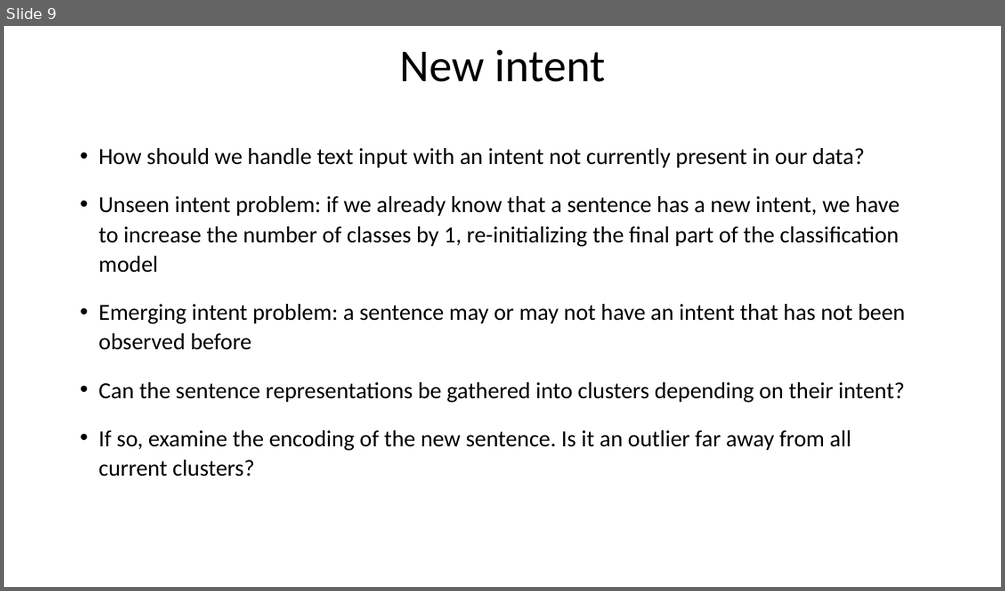
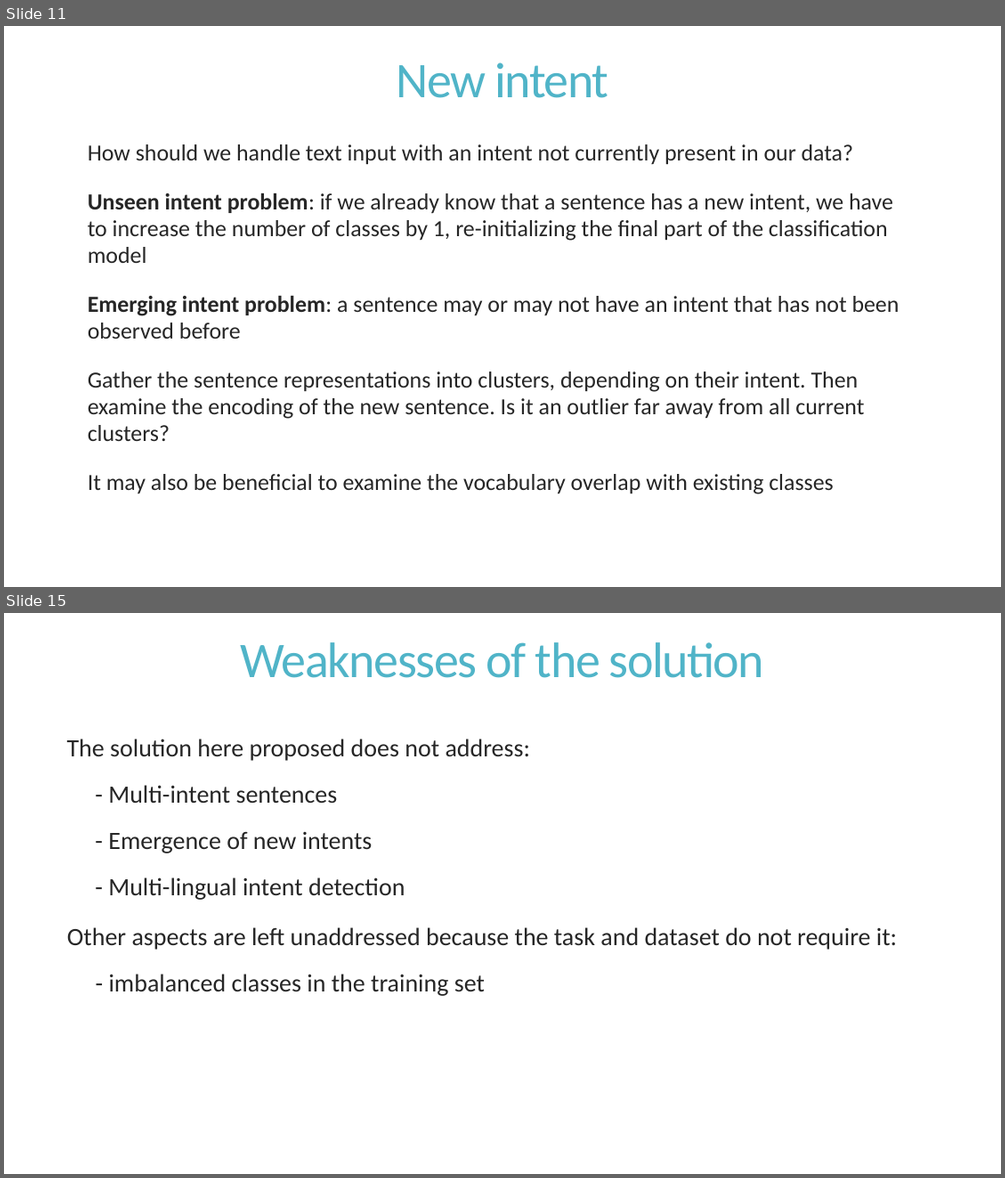
Before and after one commit to AndreaLK3/IntentRecognition, a slide deck: IntentDetectionAndTask.pptx. Shown one above the other, each under a label of ours: slide 9 before the commit, slides 11 and 15 after it; the slides between them are not shown. The pictures are 1005x591 and 1005x1178 pixels, drawn with LibreOffice and Linux fonts; fonts in the diff are those of the drawing. Boxes give left, top, right and bottom in pixels: in the first picture for what was removed or moved away, otherwise in the second. Text is boxed around its words. In the diff, an @@ line names an element or a change of style, - is before the commit and + after.

```diff
--- a/IntentDetectionAndTask.pptx
+++ b/IntentDetectionAndTask.pptx
@@ slide 15 added at [4, 613, 1001, 1174], background #FFFFFF @@
@@ text added at [240, 642, 765, 678], 48 pt, text #50B4C8 @@
+Weaknesses of the solution
@@ text added at [67, 738, 897, 996], 24 pt, text #262626 @@
+The solution here proposed does not address:
+    - Multi-intent sentences
+    - Emergence of new intents
+    - Multi-lingual intent detection
+  Other aspects are left unaddressed because the task and dataset do not require it:
+  - imbalanced classes in the training set
@@ what was slide 9 is now slide 11 @@
@@ slide 11 changed as well @@
@@ text "New intent": place and size @@
-text "New intent" at [399, 49, 605, 82]
+text "New intent" at [396, 62, 608, 98]
@@ text "New intent" at [396, 62, 608, 98]: size 44 to 48 pt, text colour #000000 to #50B4C8, letter spacing 0 to -1.2 pt; line spacing 0.9 to 0.85 @@
@@ text at [88, 144, 899, 338]: text colour #000000 to #262626 in "How should we handle text input with ...", "Unseen intent problem: if we already know ...", "Emerging intent problem: a sentence may or ..."; bold on in "Unseen intent problem:", "Emerging intent problem:"; bullet • to  ; line spacing 1.07 to 0.97; more space between paragraphs @@
@@ text at [88, 371, 864, 494]: text changed; text colour #000000 to #262626 @@
-• Can the sentence representations be gathered into clusters depending on their intent?
-• If so, examine the encoding of the new sentence. Is it an outlier far away from all current clusters?
+  Gather the sentence representations into clusters, depending on their intent. Then examine the encoding of the new sentence. Is it an outlier far away from all current clusters?
+  It may also be beneficial to examine the vocabulary overlap with existing classes
```
Also in this commit, not shown: 11 other slides changed, 2 other slides added, 1 slide removed, 11 other files.
